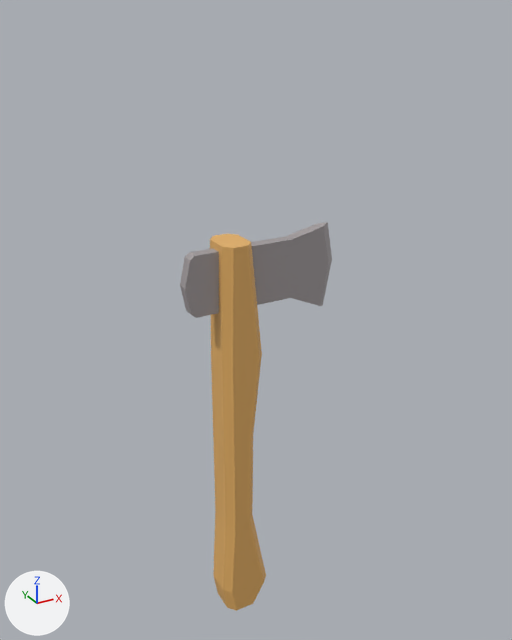
Two versions of the FBX model Assets/NetworkTesting/Blender Assets/Base Models/Base WeaponsTools/Base_Axe.fbx, one commit apart.
The view is the same before and after, from a 50 mm camera at (-0.479, -0.907, 0.675) aimed at (0.048, 0.052, 0.196). Arrows for +X, +Y and +Z are at lower left; the lights stay in place.
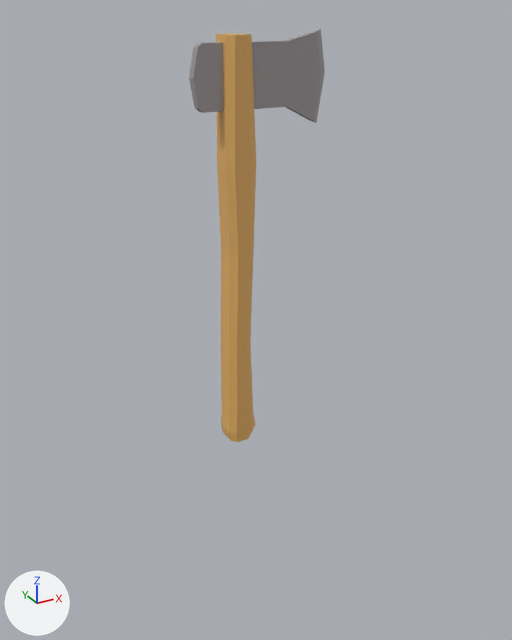
The change, as a diff of the scene's bpy script:
```diff
--- a/Assets/NetworkTesting/Blender Assets/Base Models/Base WeaponsTools/Base_Axe.fbx.py
+++ b/Assets/NetworkTesting/Blender Assets/Base Models/Base WeaponsTools/Base_Axe.fbx.py
@@ me_cube_005 @@
 # used by ob_cube; location = (-0.008, 0.027, -0.338); scale = (0.6, 0.7, 0.5)
-me_cube_005.from_pydata(...)  # 68 vertices, 56 faces; spans x -0.063..0.089, y -0.05..0.05, z -0.05..1.376
+me_cube_005.from_pydata(...)  # 76 vertices, 65 faces; spans x -0.056..0.054, y -0.05..0.05, z -0.05..1.376
+# me_cube_005 part 1
+# 12 faces are deleted
+# 4 vertices in x -0.05..-0.03, y -0.05..0.05, z 0.986 move by (0.001, 0.0, 0.0)
+# 4 vertices in x 0.02..0.04, y -0.05..0.05, z 0.345 move by (-0.008, 0.0, 0.001)
+# 4 vertices in x 0.05..0.07, y -0.05..0.05, z 0.986 move by (-0.016, 0.0, 0.0)
+# 3 vertices in x 0.057, y -0.014..0.014, z 1.153 move by (-0.013, 0.0, -0.001)
+# 22 vertices move from x -0.063..0.089, y -0.05..0.05, z -0.05..1.353 to x -0.053..0.042, y -0.05..0.05, z -0.049..1.353
+# 8 vertices are added at x -0.056..0.052, y -0.05..0.05, z -0.011..0.046
+# 21 new faces join them, mat_material_002 (orange #e7b266)
 me_cube_005.materials.append(mat_material_002)
@@ ob_cube @@
 ob_cube = bpy.data.objects.new('Cube', me_cube_005)
-ob_cube.location = (-0.008, 0.027, -0.338)
-ob_cube.scale = (0.6, 0.7, 0.5)
+ob_cube.location = (0.001, 0.027, 0.024)
+ob_cube.scale = (0.48, 0.49, 0.45)
```

Pixel boxes (x1, y1, x2, y2) of what changed, in the pictures (512 x 640 px):
'Cube', reshaped, moved, rescaled (28% narrower, 8% taller)
    before: (210, 234, 266, 611)
    after: (216, 34, 256, 442)
'Cube.001', moved, rescaled (10% narrower)
    before: (180, 222, 332, 318)
    after: (189, 29, 325, 123)
part 1 of me_cube_005, built on
    before: (210, 244, 266, 611)
    after: (216, 35, 256, 442)
